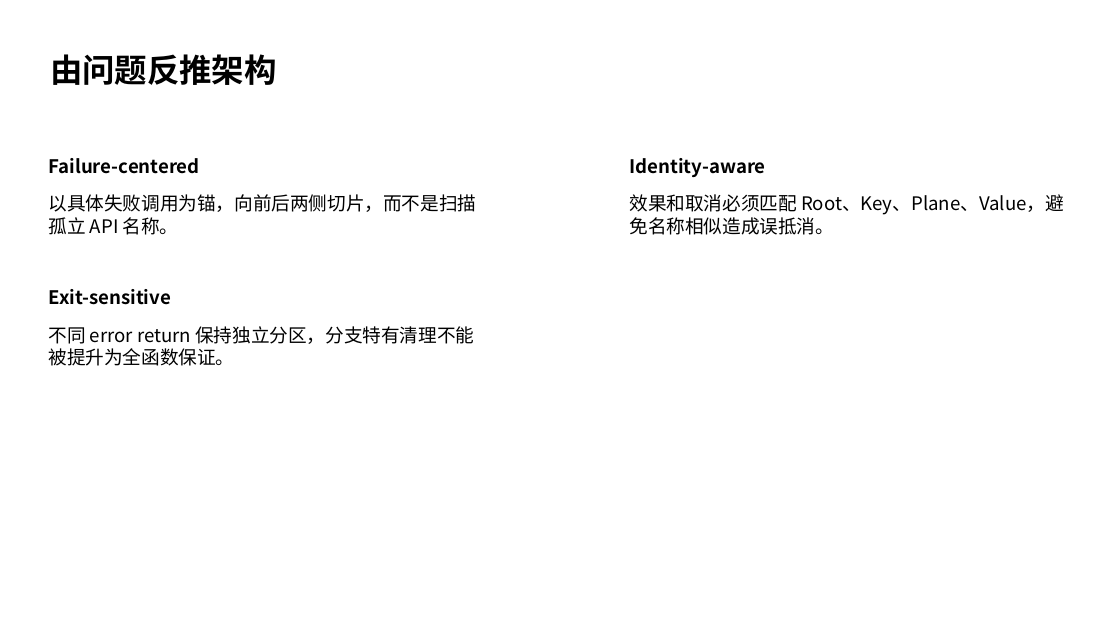
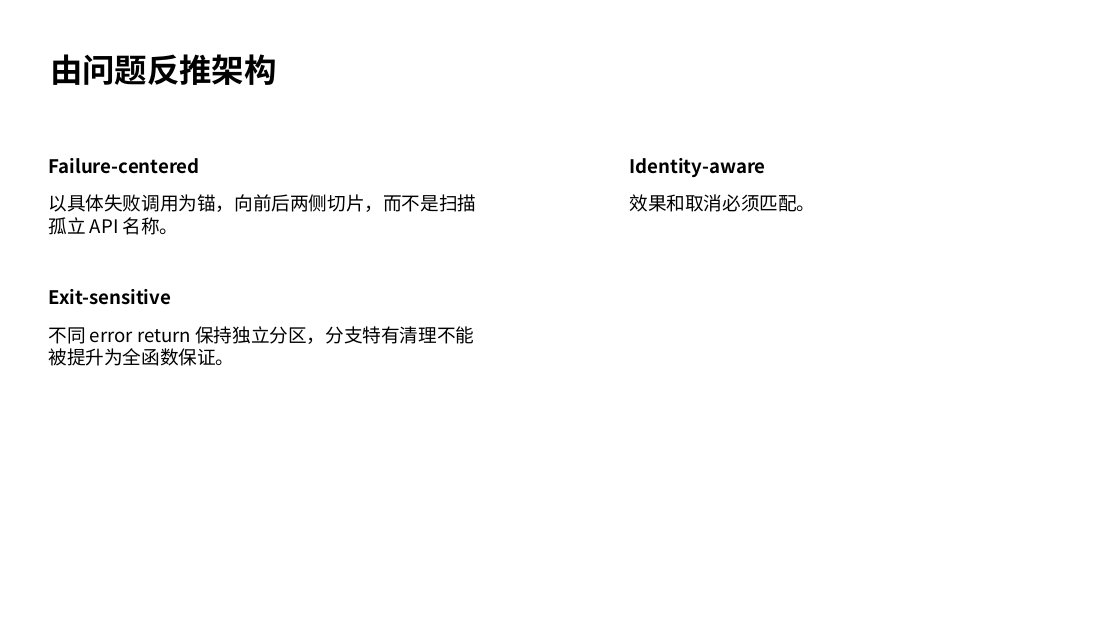
Before and after one commit to yghikun/SE_EOD, a slide deck: slide 3 of 残留分析.pptx. Drawn at 1120x630 pixels with LibreOffice and Linux fonts; fonts in the diff are those of the drawing. Boxes give left, top, right and bottom in pixels: in the first picture for what was removed or moved away, otherwise in the second. Text is boxed around its words. In the diff, an @@ line names an element or a change of style, - is before the commit and + after.

```diff
--- a/残留分析.pptx
+++ b/残留分析.pptx
@@ text at [630, 194, 816, 212]: text changed @@
-效果和取消必须匹配 Root、Key、Plane、Value，避免名称相似造成误抵消。
+效果和取消必须匹配。
```
Also in this commit, not shown: 52 other files.
